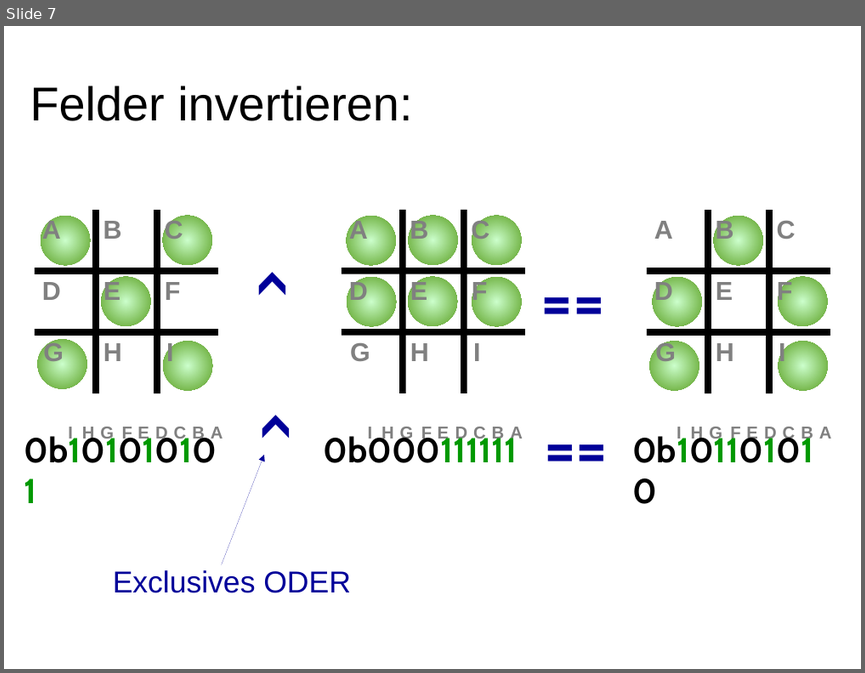
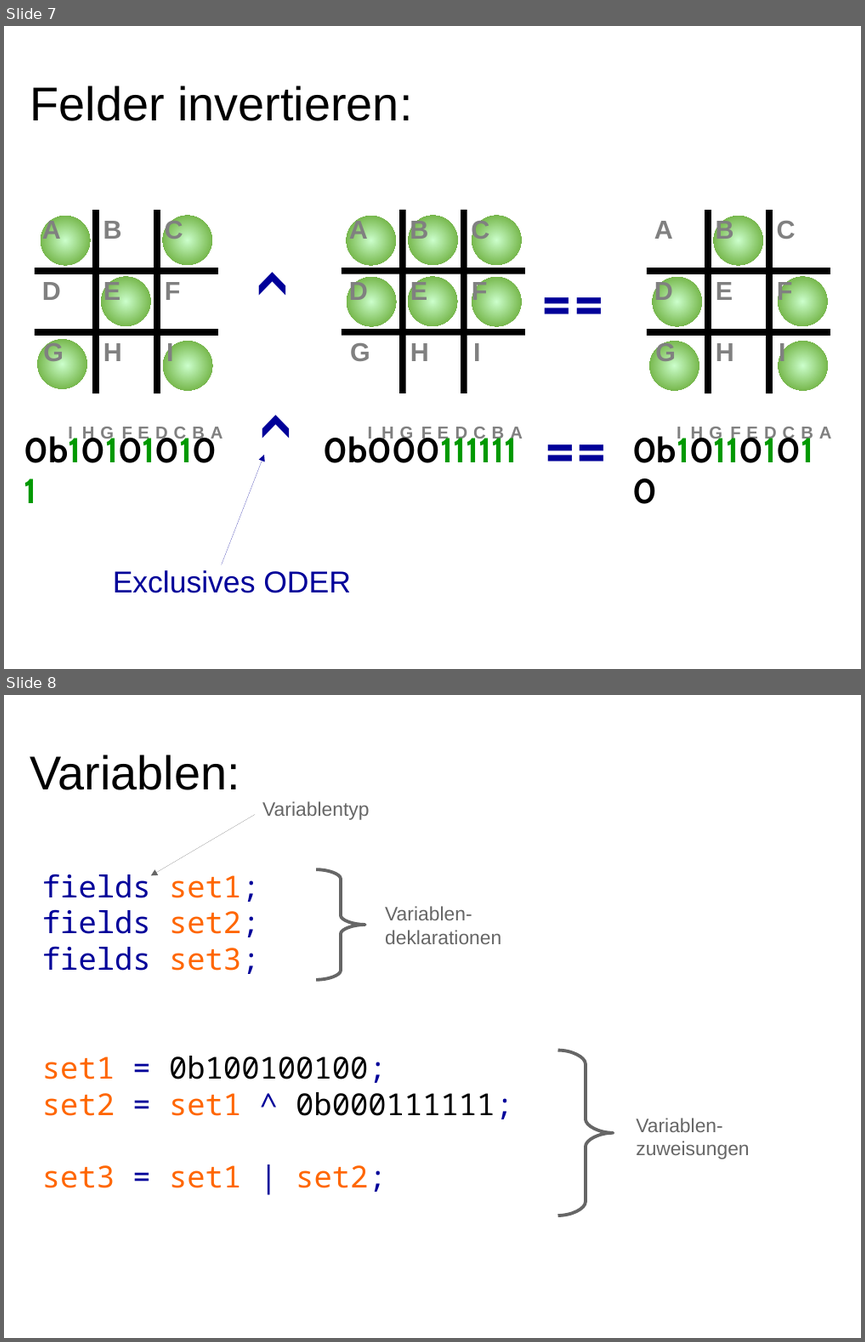
Before and after one commit to hotwolf/TicTacToe, a slide deck: Workshop/Software.odp. Shown one above the other, each under a label of ours: slide 7 before the commit, slides 7 and 8 after it. The pictures are 865x673 and 865x1342 pixels, drawn with LibreOffice and Linux fonts; fonts in the diff are those of the drawing. Boxes give left, top, right and bottom in pixels: in the first picture for what was removed or moved away, otherwise in the second. Text is boxed around its words. In the diff, an @@ line names an element or a change of style, - is before the commit and + after.

```diff
--- a/Workshop/Software.odp
+++ b/Workshop/Software.odp
@@ slide 8 added at bbox=[4, 695, 861, 1338], background #FFFFFF @@
@@ text added at bbox=[30, 755, 240, 790], 44 pt, text #000000 @@
+Variablen:
@@ arrow added from (255, 815) to (151, 875), #666666 0 pt @@
@@ text added at bbox=[262, 801, 369, 820], 18 pt, text #666666 @@
+Variablentyp
@@ freeform shape added at bbox=[317, 869, 365, 980], outline #666666 3 pt @@
@@ text added at bbox=[42, 873, 513, 1191], 28 pt, text #FF6600 @@
+fields set1;
+fields set2;
+fields set3;
+set1 = 0b100100100;
+set2 = set1 ^ 0b000111111;
+set3 = set1 | set2;
@@ text added at bbox=[385, 906, 501, 944], 18 pt, text #666666 @@
+Variablen-
+deklarationen
@@ freeform shape added at bbox=[558, 1050, 613, 1216], outline #666666 3 pt @@
@@ text added at bbox=[636, 1117, 749, 1159], 18 pt, text #666666 @@
+Variablen-
+zuweisungen
```
Also in this commit, not shown: 1 slide changed, 3 other slides added, 2 slides removed.
